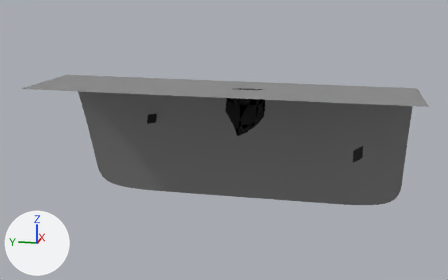
Two versions of the OBJ model scenes/snow/snow-old.obj, one commit apart.
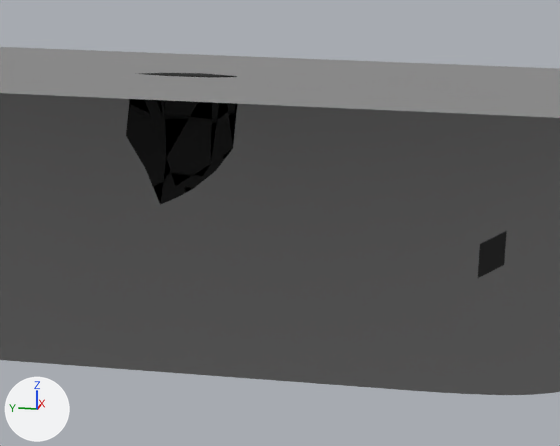
Each version appears first whole from a 50 mm camera at (-975.0, -208.0, 199.0) aimed at (49.0, -3.0, -57.0), and next in a close-up on the part from 40% to 85% of the width and 22% to 80% of the height. Arrows for +X, +Y and +Z are at lower left; the lights stay in place. Where no turn or scale is listed for an object, it has been applied to the vertices.

Objects in the first close-up: 'pen_4.002_stilllife.001', 'pen_4.003_stilllife.002', 'pen_4.004_stilllife.003', 'pen_4_stilllife.010'.
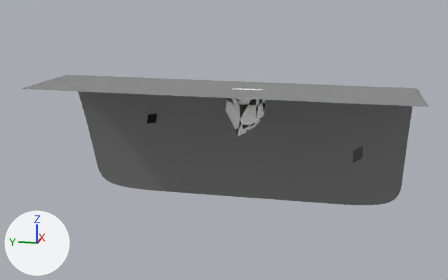
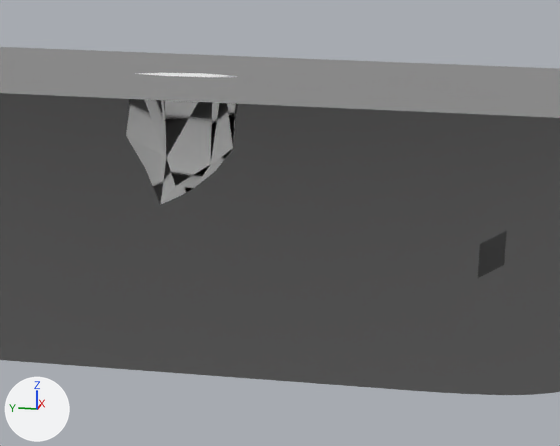
Pixel boxes (x1, y1, x2, y2) of what changed, in the close-ups (560 x 446 px):
'pen_4_stilllife.010', recoloured (black to white): (126, 73, 237, 205) in both

The change, as a diff of the scene's bpy script:
```diff
--- a/scenes/snow/snow-old.obj.py
+++ b/scenes/snow/snow-old.obj.py
@@ mat_snow @@
 mat_snow = principled_material('snow')
-mat_snow.base_color = (0.0, 0.0, 0.0)  # black #000000
+mat_snow.base_color = (1.0, 1.0, 1.0)  # white #ffffff
 mat_snow.roughness = 0.864
```
